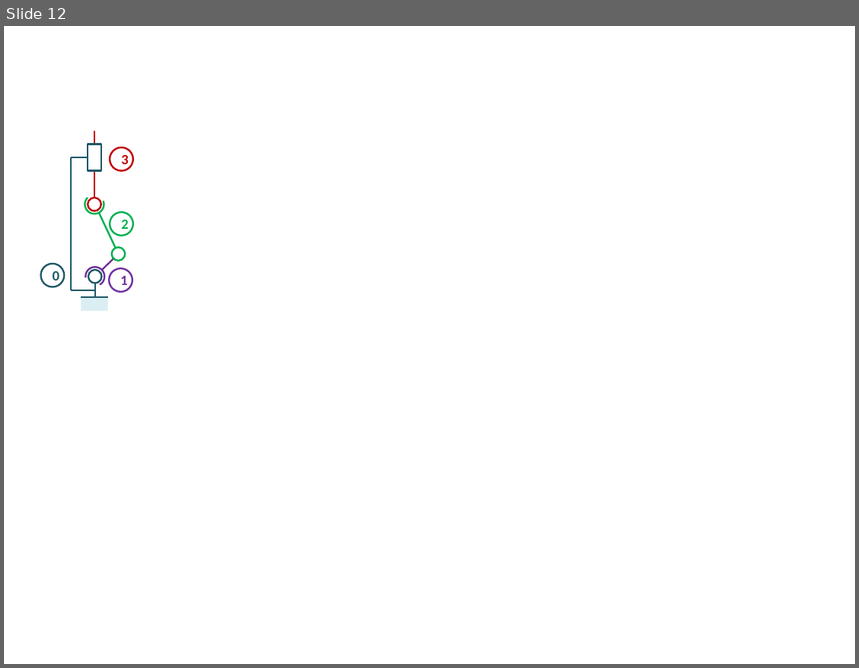
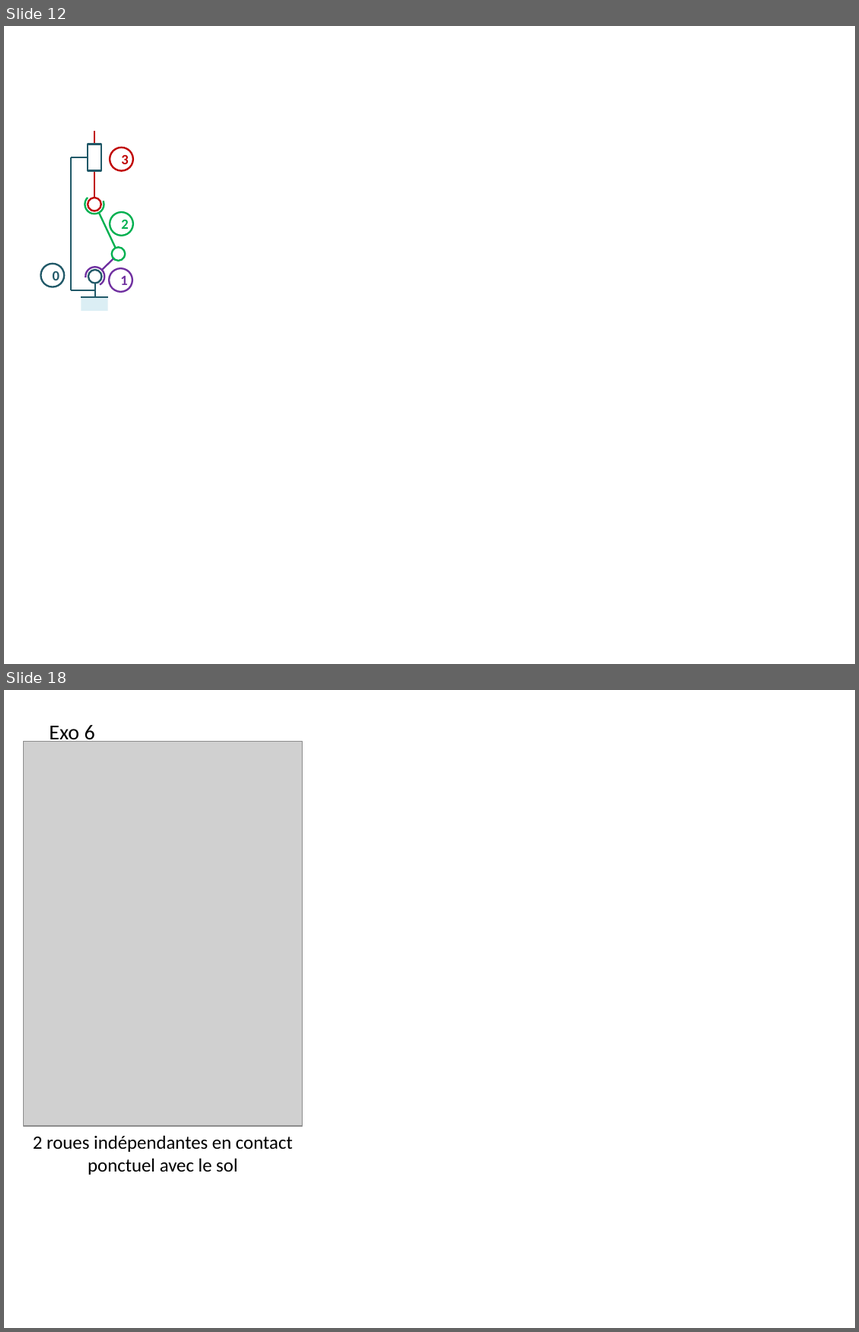
Before and after one commit to xpessoles/QCM_AMC_Questions, a slide deck: Banque_SI/03_hyperstatisme/images/QCM.pptx. Shown one above the other, each under a label of ours: slide 12 before the commit, slides 12 and 18 after it; the slides between them are not shown. The pictures are 859x668 and 859x1332 pixels, drawn with LibreOffice and Linux fonts; fonts in the diff are those of the drawing; grey boxes stand for pictures. Boxes give left, top, right and bottom in pixels: in the first picture for what was removed or moved away, otherwise in the second. Text is boxed around its words. In the diff, an @@ line names an element or a change of style, - is before the commit and + after.

```diff
--- a/Banque_SI/03_hyperstatisme/images/QCM.pptx
+++ b/Banque_SI/03_hyperstatisme/images/QCM.pptx
@@ slide 18 added at <box>4,690,855,1328</box>, background #FFFFFF @@
@@ text added at <box>49,725,95,745</box>, 18 pt, text #000000 @@
+Exo 6
@@ picture added at <box>24,741,302,1127</box> @@
@@ text added at <box>33,1135,293,1175</box>, 16 pt, text #000000 @@
+2 roues indépendantes en contact ponctuel avec le sol
```
Also in this commit, not shown: 10 other slides added, 12 other files.
